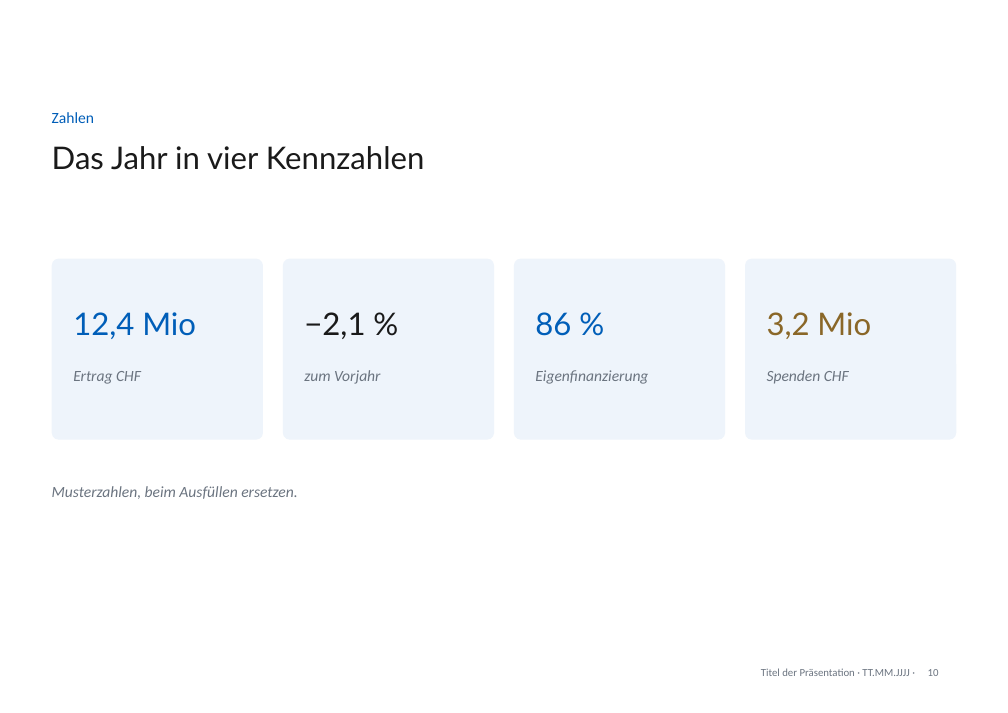
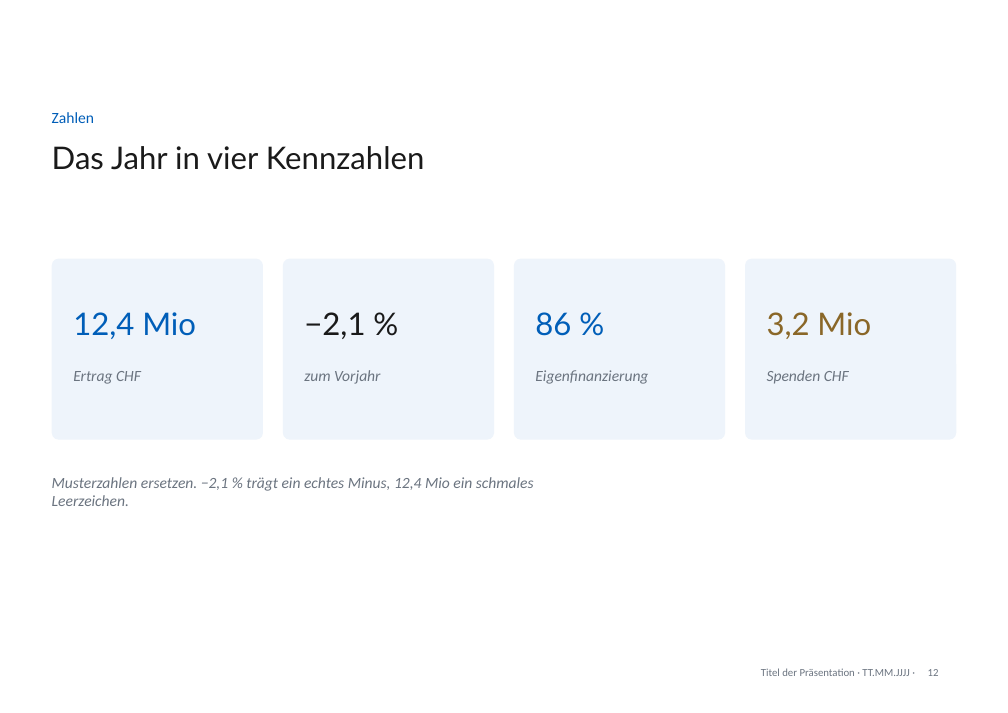
Before and after one commit to phtok/goeloggen, a slide deck: slide 12 of assets/templates/GoetheanumVorlageA4.pptx (slide 10 before the commit). Drawn at 1008x713 pixels with LibreOffice and Linux fonts; fonts in the diff are those of the drawing; background and template pictures are left out. Boxes give left, top, right and bottom in pixels: in the first picture for what was removed or moved away, otherwise in the second. Text is boxed around its words. In the diff, an @@ line names an element or a change of style, - is before the commit and + after.

```diff
--- a/assets/templates/GoetheanumVorlageA4.pptx
+++ b/assets/templates/GoetheanumVorlageA4.pptx
@@ text at [52, 477, 534, 506]: text changed @@
-Musterzahlen, beim Ausfüllen ersetzen.
+Musterzahlen ersetzen. −2,1 % trägt ein echtes Minus, 12,4 Mio ein schmales Leerzeichen.
```
Also in this commit, not shown: 5 other slides changed, 2 slides added, 2 other files.
